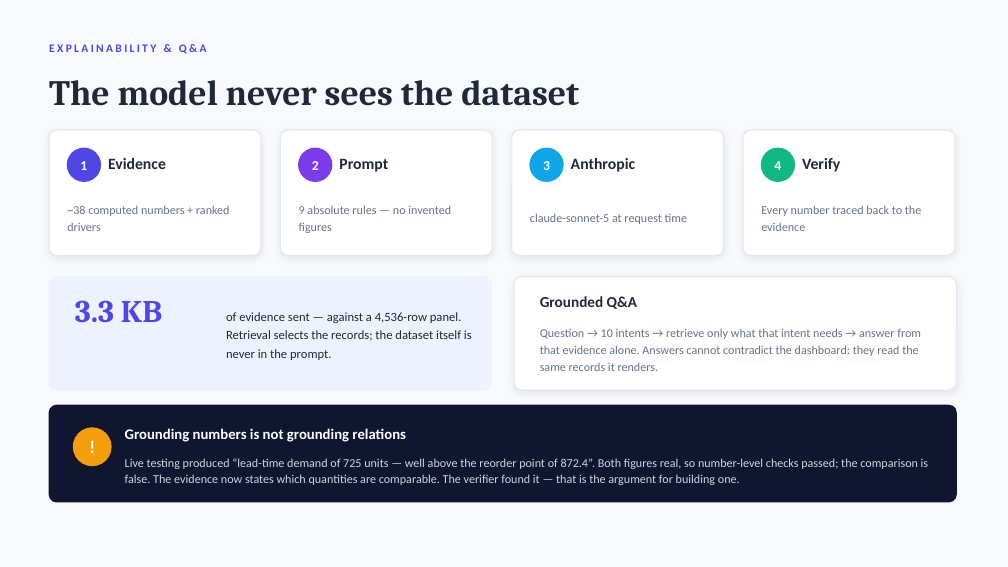
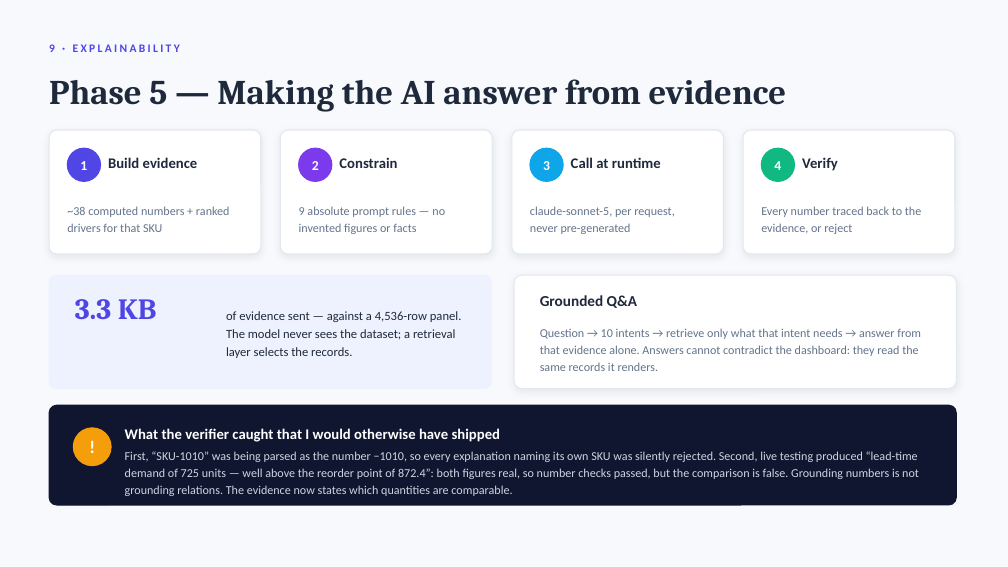
Before and after one commit to Victorolufemi/fmn-supply-chain-risk-monitor, a slide deck: slide 10 of presentation/Supply-Chain-Risk-Monitor.pptx (slide 9 before the commit). Drawn at 1008x567 pixels with LibreOffice and Linux fonts; fonts in the diff are those of the drawing. Boxes give left, top, right and bottom in pixels: in the first picture for what was removed or moved away, otherwise in the second. Text is boxed around its words. In the diff, an @@ line names an element or a change of style, - is before the commit and + after.

Commit message:
Restructure deck as a build walkthrough
The previous version read as a product pitch. Reframed around the problem I was
given, what I built, and how I built it — 12 slides, one engineering decision
per phase.

- New: what I built (three tiers + what ships), how I worked (six phases with
  the call made at each), and a production-quality slide covering tests,
  security, performance and deployment
- Data slide now shows what I found beside what I did about it
- Model slide pairs the comparison chart with the validation design and why a
  random split would have been invalid
- Keeps the iterations worth defending: the 13-of-28 Critical rework, and the
  two grounding bugs the verifier caught

QA: 0 hard issues, 0 warnings from qa_deck.py; all 12 slides rendered through
the installed PowerPoint and inspected.

```diff
--- a/presentation/Supply-Chain-Risk-Monitor.pptx
+++ b/presentation/Supply-Chain-Risk-Monitor.pptx
@@ text at box(49, 44, 180, 52): text changed @@
-EXPLAINABILITY & Q&A
+9 · EXPLAINABILITY
@@ text at box(49, 79, 786, 112): text changed; size 34 to 33 pt @@
-The model never sees the dataset
+Phase 5 — Making the AI answer from evidence
@@ text at box(108, 157, 198, 168): text changed; size 15 to 14 pt @@
-Evidence
+Build evidence
@@ text at box(339, 157, 397, 168): text changed; size 15 to 14 pt @@
-Prompt
+Constrain
@@ text at box(571, 157, 661, 168): text changed; size 15 to 14 pt @@
-Anthropic
+Call at runtime
@@ text "Verify" at box(802, 157, 838, 171): size 15 to 14 pt @@
@@ text at box(67, 206, 230, 232): text changed @@
-~38 computed numbers + ranked drivers
+~38 computed numbers + ranked drivers for that SKU
@@ text at box(299, 206, 445, 234): text changed @@
-9 absolute rules — no invented figures
+9 absolute prompt rules — no invented figures or facts
@@ text at box(530, 206, 674, 234): text changed @@
-claude-sonnet-5 at request time
+claude-sonnet-5, per request, never pre-generated
@@ text at box(761, 206, 921, 234): text changed @@
-Every number traced back to the evidence
+Every number traced back to the evidence, or reject
@@ text "3.3 KB" at box(75, 299, 157, 319): size 30 to 28 pt @@
@@ text at box(226, 311, 462, 358): text changed @@
-of evidence sent — against a 4,536-row panel. Retrieval selects the records; the dataset itself is never in the prompt.
+of evidence sent — against a 4,536-row panel. The model never sees the dataset; a retrieval layer selects the records.
@@ proportions changed in 5 elements at box(49, 130, 261, 254), box(281, 130, 492, 254), box(512, 130, 724, 254), box(743, 130, 955, 254), box(49, 405, 957, 505) @@
@@ text at box(125, 428, 500, 442): text changed @@
-Grounding numbers is not grounding relations
+What the verifier caught that I would otherwise have shipped
@@ text at box(125, 451, 919, 496): text changed @@
-Live testing produced “lead-time demand of 725 units — well above the reorder point of 872.4”. Both figures real, so number-level checks passed; the comparison is false. The evidence now states which quantities are comparable. The verifier found it — that is the argument for building one.
+First, “SKU-1010” was being parsed as the number −1010, so every explanation naming its own SKU was silently rejected. Second, live testing produced “lead-time demand of 725 units — well above the reorder point of 872.4”: both figures real, so number checks passed, but the comparison is false. Grounding numbers is not grounding relations. The evidence now states which quantities are comparable.
```
Also in this commit, not shown: 6 other slides changed, 5 slides added, 3 slides removed, 2 other files.
